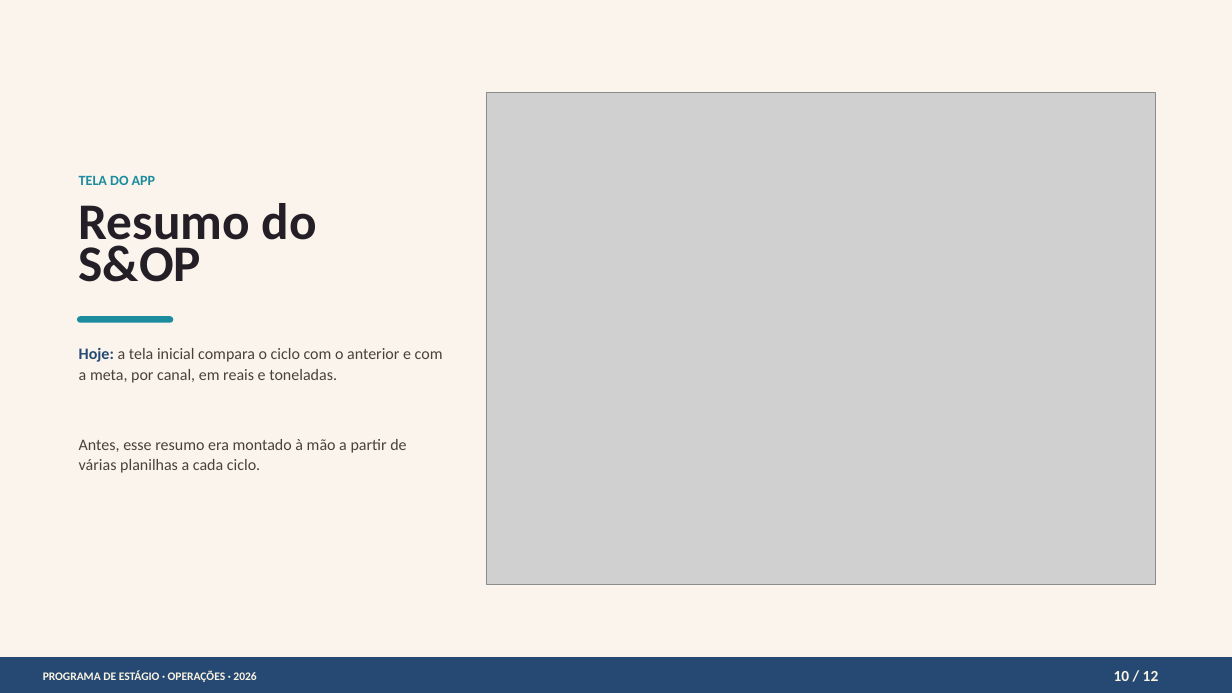
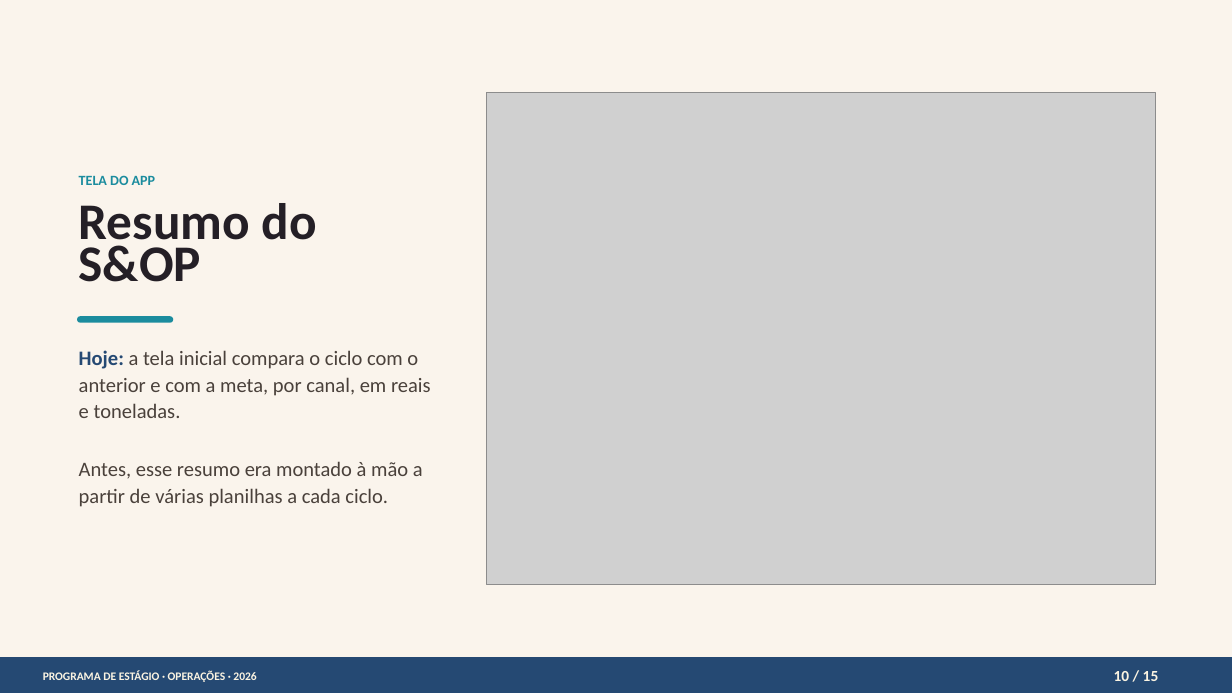
Before and after one commit to victortamay-hash/testeOSNI, a slide deck: slide 10 of Programa_Estagio_VictorEhitiItimuraTamay.pptx. Drawn at 1232x693 pixels with LibreOffice and Linux fonts; fonts in the diff are those of the drawing; grey boxes stand for pictures. Boxes give left, top, right and bottom in pixels: in the first picture for what was removed or moved away, otherwise in the second. Text is boxed around its words. In the diff, an @@ line names an element or a change of style, - is before the commit and + after.

```diff
--- a/Programa_Estagio_VictorEhitiItimuraTamay.pptx
+++ b/Programa_Estagio_VictorEhitiItimuraTamay.pptx
@@ text "Hoje: a tela inicial compara ..." at [79, 350, 431, 418]: size 18.8 to 24 pt @@
@@ text "Antes, esse resumo era montado ..." at [79, 461, 423, 507]: size 18.8 to 24 pt @@
@@ text "Antes, esse resumo era montado ...": place and size @@
-text "Antes, esse resumo era montado ..." at [79, 439, 406, 473]
+text "Antes, esse resumo era montado ..." at [79, 461, 423, 507]
@@ text at [1114, 671, 1159, 681]: text changed @@
-10 / 12
+10 / 15
```
Also in this commit, not shown: 10 other slides changed, 3 slides added.
